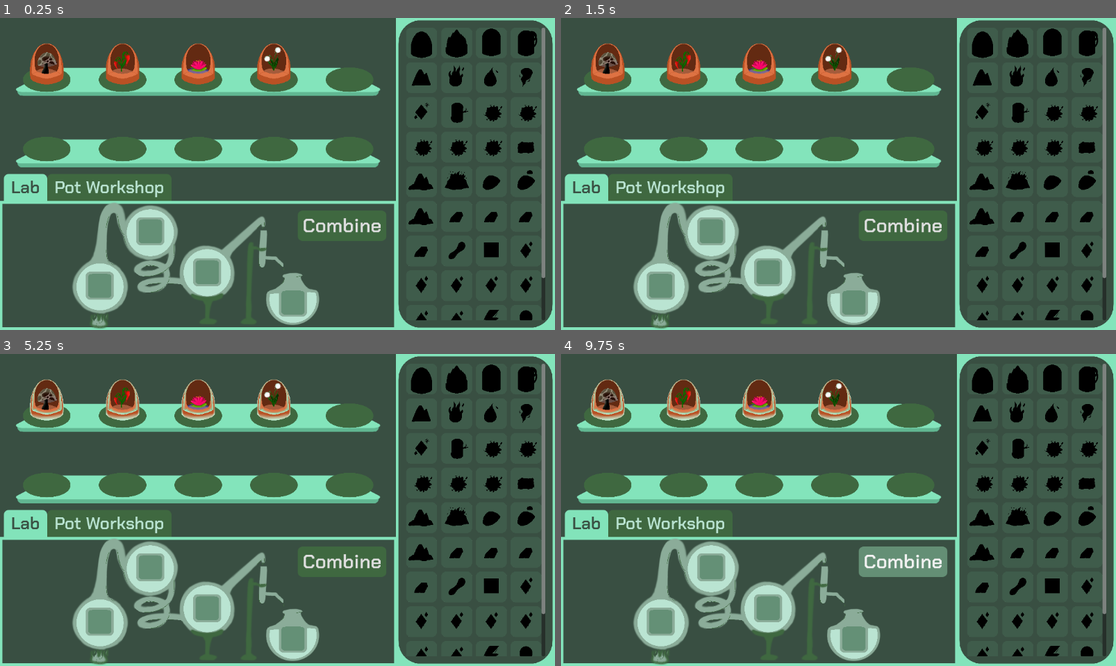
Above: before the commit, frames 1-4 (two rows, left to right).
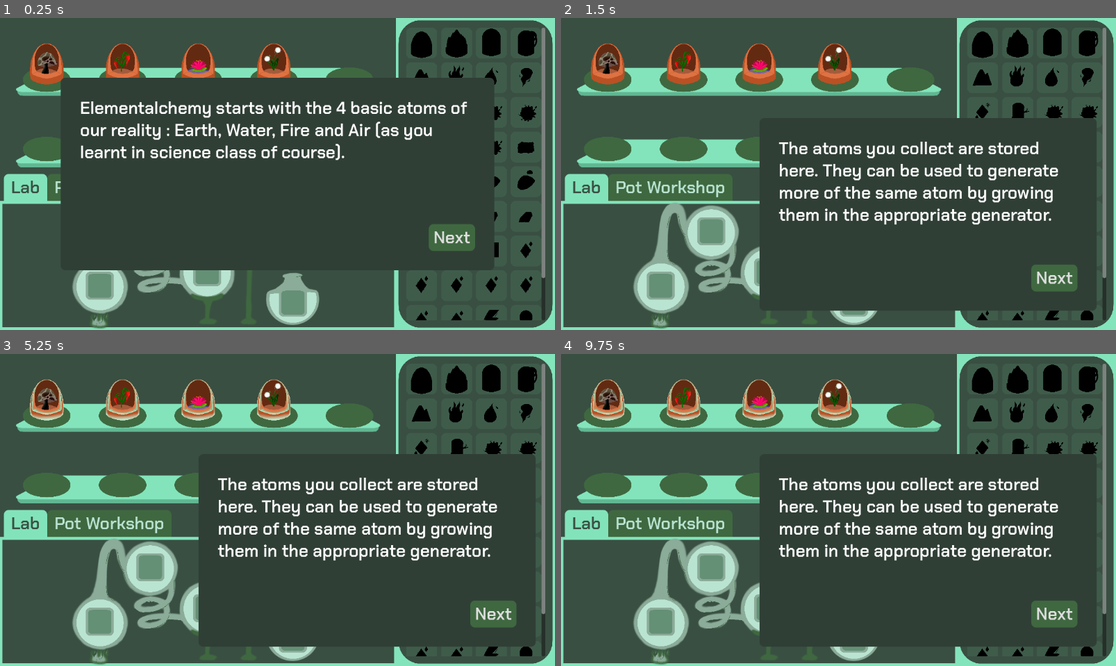
Above: after the commit, the same moments.

Repository: Girlies-stdio/elementalchemy
Game: Godot game, scene res://Scenes/main.tscn
The game is run twice, just before and just after one commit, with the same random seed, the same clock (stepped at 60 frames per second) and the same inputs.
Inputs (mouse positions are in pixels of both pictures, inside the frame that each line leads up to):
- Up to frame 1 (0.25 s): no input
- Up to frame 2 (1.5 s): click (1010, 236) at 0.5 s, where only the run after the commit has a clickable "Next"; click (971, 195) at 1.25 s, where only the run after the commit has a clickable "Next"
- Up to frame 3 (5.25 s): click (44, 397) at 2 s; click (122, 397) at 2.75 s; click (199, 397) at 3.5 s; click (271, 397) at 4.25 s; click (349, 397) at 5 s
- Up to frame 4 (9.75 s): click (605, 466) at 5.75 s; click (683, 466) at 6.5 s; click (760, 466) at 7.25 s; click (832, 466) at 8 s; click (910, 466) at 8.75 s; click "Combine" at 9.5 s

The runs differ from the first frame. In frame 1, 26% of the frame differs, in the area x 10-90%, y 19-81%; in frame 2, 20%; in frame 3, 20%; in frame 4, 20%.

Commit message:
add tutorial

Diff:
--- a/Scenes/main.tscn
+++ b/Scenes/main.tscn
@@ -13,6 +13,7 @@
 [ext_resource type="Texture2D" uid="uid://dwnq3i8spx4bf" path="res://Assets/Pots/tier2.png" id="10_jkdf5"]
 [ext_resource type="Texture2D" uid="uid://ed4sc5to8m8h" path="res://Assets/Pots/tier3.png" id="11_wsu2k"]
 [ext_resource type="Texture2D" uid="uid://cxa7h4dy8jl8w" path="res://Assets/Pots/tier4.png" id="12_k12tt"]
+[ext_resource type="Script" uid="uid://bwj16xdptxltw" path="res://Scenes/tutorial.gd" id="14_ee4r6"]
 [ext_resource type="AudioStream" uid="uid://d0mahrij0kw5m" path="res://Assets/Sons/plant.wav" id="14_h1bgf"]
 [ext_resource type="AudioStream" uid="uid://etsd3nuo41by" path="res://Assets/Sons/ambient.mp3" id="14_pdsj5"]
 [ext_resource type="AudioStream" uid="uid://dni3nh3vdi53d" path="res://Assets/Sons/grotte.wav" id="15_b3802"]
@@ -323,6 +324,233 @@
 layout_mode = 2
 size_flags_stretch_ratio = 0.4
 
+[node name="Tutorial" type="Control" parent="."]
+layout_mode = 1
+anchors_preset = 15
+anchor_right = 1.0
+anchor_bottom = 1.0
+grow_horizontal = 2
+grow_vertical = 2
+script = ExtResource("14_ee4r6")
+
+[node name="Tuto1" type="CenterContainer" parent="Tutorial"]
+layout_mode = 1
+anchors_preset = 15
+anchor_right = 1.0
+anchor_bottom = 1.0
+grow_horizontal = 2
+grow_vertical = 2
+
+[node name="Panel" type="Panel" parent="Tutorial/Tuto1"]
+custom_minimum_size = Vector2(900, 400)
+layout_mode = 2
+
+[node name="MarginContainer" type="MarginContainer" parent="Tutorial/Tuto1/Panel"]
+layout_mode = 1
+anchors_preset = 15
+anchor_right = 1.0
+anchor_bottom = 1.0
+grow_horizontal = 2
+grow_vertical = 2
+theme_override_constants/margin_left = 40
+theme_override_constants/margin_top = 40
+theme_override_constants/margin_right = 40
+theme_override_constants/margin_bottom = 40
+
+[node name="TutoText" type="RichTextLabel" parent="Tutorial/Tuto1/Panel/MarginContainer"]
+layout_mode = 2
+text = "Elementalchemy starts with the 4 basic atoms of our reality : Earth, Water, Fire and Air (as you learnt in science class of course). "
+
+[node name="Button" type="Button" parent="Tutorial/Tuto1/Panel/MarginContainer"]
+layout_mode = 2
+size_flags_horizontal = 8
+size_flags_vertical = 8
+text = "Next"
+
+[node name="Tuto2" type="Control" parent="Tutorial"]
+layout_mode = 1
+anchors_preset = 15
+anchor_right = 1.0
+anchor_bottom = 1.0
+grow_horizontal = 2
+grow_vertical = 2
+
+[node name="MarginContainer" type="MarginContainer" parent="Tutorial/Tuto2"]
+layout_mode = 1
+anchors_preset = 15
+anchor_right = 1.0
+anchor_bottom = 1.0
+grow_horizontal = 2
+grow_vertical = 2
+theme_override_constants/margin_left = 40
+theme_override_constants/margin_top = 40
+theme_override_constants/margin_right = 40
+theme_override_constants/margin_bottom = 40
+
+[node name="Panel" type="Panel" parent="Tutorial/Tuto2/MarginContainer"]
+custom_minimum_size = Vector2(900, 400)
+layout_mode = 2
+size_flags_horizontal = 0
+size_flags_vertical = 0
+
+[node name="MarginContainer" type="MarginContainer" parent="Tutorial/Tuto2/MarginContainer/Panel"]
+layout_mode = 1
+anchors_preset = 15
+anchor_right = 1.0
+anchor_bottom = 1.0
+grow_horizontal = 2
+grow_vertical = 2
+theme_override_constants/margin_left = 40
+theme_override_constants/margin_top = 40
+theme_override_constants/margin_right = 40
+theme_override_constants/margin_bottom = 40
+
+[node name="TutoText" type="RichTextLabel" parent="Tutorial/Tuto2/MarginContainer/Panel/MarginContainer"]
+layout_mode = 2
+text = "These growth jars on these shelves allow you to generate atoms. Click on a jar when it glows to collect the Atoms!
+You will soon be able to craft more Tier 1 flower pots. More advanced atoms will require better generators.
+"
+
+[node name="Button" type="Button" parent="Tutorial/Tuto2/MarginContainer/Panel/MarginContainer"]
+layout_mode = 2
+size_flags_horizontal = 8
+size_flags_vertical = 8
+text = "Next"
+
+[node name="Tuto3" type="Control" parent="Tutorial"]
+layout_mode = 1
+anchors_preset = 15
+anchor_right = 1.0
+anchor_bottom = 1.0
+grow_horizontal = 2
+grow_vertical = 2
+
+[node name="MarginContainer" type="MarginContainer" parent="Tutorial/Tuto3"]
+layout_mode = 1
+anchors_preset = 15
+anchor_right = 1.0
+anchor_bottom = 1.0
+grow_horizontal = 2
+grow_vertical = 2
+theme_override_constants/margin_left = 40
+theme_override_constants/margin_top = 40
+theme_override_constants/margin_right = 40
+theme_override_constants/margin_bottom = 40
+
+[node name="Panel" type="Panel" parent="Tutorial/Tuto3/MarginContainer"]
+custom_minimum_size = Vector2(700, 400)
+layout_mode = 2
+size_flags_horizontal = 8
+size_flags_vertical = 8
+
+[node name="MarginContainer" type="MarginContainer" parent="Tutorial/Tuto3/MarginContainer/Panel"]
+layout_mode = 1
+anchors_preset = 15
+anchor_right = 1.0
+anchor_bottom = 1.0
+grow_horizontal = 2
+grow_vertical = 2
+theme_override_constants/margin_left = 40
+theme_override_constants/margin_top = 40
+theme_override_constants/margin_right = 40
+theme_override_constants/margin_bottom = 40
+
+[node name="TutoText" type="RichTextLabel" parent="Tutorial/Tuto3/MarginContainer/Panel/MarginContainer"]
+layout_mode = 2
+text = "The atoms you collect are stored here. They can be used to generate more of the same atom by growing them in the appropriate generator."
+
+[node name="Button" type="Button" parent="Tutorial/Tuto3/MarginContainer/Panel/MarginContainer"]
+layout_mode = 2
+size_flags_horizontal = 8
+size_flags_vertical = 8
+text = "Next"
+
+[node name="Tuto4" type="Control" parent="Tutorial"]
+layout_mode = 1
+anchors_preset = 15
+anchor_right = 1.0
+anchor_bottom = 1.0
+grow_horizontal = 2
+grow_vertical = 2
+
+[node name="MarginContainer" type="MarginContainer" parent="Tutorial/Tuto4"]
+layout_mode = 1
+anchors_preset = 15
+anchor_right = 1.0
+anchor_bottom = 1.0
+grow_horizontal = 2
+grow_vertical = 2
+theme_override_constants/margin_left = 40
+theme_override_constants/margin_top = 40
+theme_override_constants/margin_right = 40
+theme_override_constants/margin_bottom = 40
+
+[node name="Panel" type="Panel" parent="Tutorial/Tuto4/MarginContainer"]
+custom_minimum_size = Vector2(900, 400)
+layout_mode = 2
+size_flags_horizontal = 0
+size_flags_vertical = 8
+
+[node name="MarginContainer" type="MarginContainer" parent="Tutorial/Tuto4/MarginContainer/Panel"]
+layout_mode = 1
+anchors_preset = 15
+anchor_right = 1.0
+anchor_bottom = 1.0
+grow_horizontal = 2
+grow_vertical = 2
+theme_override_constants/margin_left = 40
+theme_override_constants/margin_top = 40
+theme_override_constants/margin_right = 40
+theme_override_constants/margin_bottom = 40
+
+[node name="TutoText" type="RichTextLabel" parent="Tutorial/Tuto4/MarginContainer/Panel/MarginContainer"]
+layout_mode = 2
+text = "The Synthesizer is the heart of the lab! It can synthesize a new atom by combining 3 atoms.
+Find out which combinations work !
+In the Pot Crafting tab, you can also craft new pots with the required atoms.
+"
+
+[node name="Button" type="Button" parent="Tutorial/Tuto4/MarginContainer/Panel/MarginContainer"]
+layout_mode = 2
+size_flags_horizontal = 8
+size_flags_vertical = 8
+text = "Next"
+
+[node name="Tuto5" type="CenterContainer" parent="Tutorial"]
+layout_mode = 1
+anchors_preset = 15
+anchor_right = 1.0
+anchor_bottom = 1.0
+grow_horizontal = 2
+grow_vertical = 2
+
+[node name="Panel" type="Panel" parent="Tutorial/Tuto5"]
+custom_minimum_size = Vector2(900, 400)
+layout_mode = 2
+
+[node name="MarginContainer" type="MarginContainer" parent="Tutorial/Tuto5/Panel"]
+layout_mode = 1
+anchors_preset = 15
+anchor_right = 1.0
+anchor_bottom = 1.0
+grow_horizontal = 2
+grow_vertical = 2
+theme_override_constants/margin_left = 40
+theme_override_constants/margin_top = 40
+theme_override_constants/margin_right = 40
+theme_override_constants/margin_bottom = 40
+
+[node name="TutoText" type="RichTextLabel" parent="Tutorial/Tuto5/Panel/MarginContainer"]
+layout_mode = 2
+text = "You’re set! Try to produce all the resources you need to survive on your own on this empty Moon. Maybe you should try to get some Wood using Earth, Water and Air (“Getting Wood” was the first achievement in the NASA survival simulator…)
+"
+
+[node name="Button" type="Button" parent="Tutorial/Tuto5/Panel/MarginContainer"]
+layout_mode = 2
+size_flags_horizontal = 8
+size_flags_vertical = 8
+text = "Next"
+
 [node name="ambiant" type="AudioStreamPlayer" parent="."]
 stream = ExtResource("14_pdsj5")
 volume_db = -35.0
--- /dev/null
+++ b/Scenes/tutorial.gd
@@ -0,0 +1,48 @@
+extends Control
+
+@onready var intro_panel = $Tuto1
+@onready var garden_panel = $Tuto2
+@onready var inventory_panel = $Tuto3
+@onready var lab_panel = $Tuto4
+@onready var end_panel = $Tuto5
+
+@onready var intro_panel_button = $Tuto1/Panel/MarginContainer/Button
+@onready var garden_panel_button = $Tuto2/MarginContainer/Panel/MarginContainer/Button
+@onready var inventory_panel_button = $Tuto3/MarginContainer/Panel/MarginContainer/Button
+@onready var lab_panel_button = $Tuto4/MarginContainer/Panel/MarginContainer/Button
+@onready var end_panel_button = $Tuto5/Panel/MarginContainer/Button
+
+var current_panel = 0
+
+func _ready() -> void:
+	intro_panel.show()
+	garden_panel.hide()
+	inventory_panel.hide()
+	lab_panel.hide()
+	end_panel.hide()
+
+	intro_panel_button.pressed.connect(_intro_next)
+	garden_panel_button.pressed.connect(_garden_next)
+	inventory_panel_button.pressed.connect(_inventory_next)
+	lab_panel_button.pressed.connect(_lab_next)
+	end_panel_button.pressed.connect(_end_next)
+
+func _intro_next():
+	intro_panel.hide()
+	garden_panel.show()
+
+func _garden_next():
+	garden_panel.hide()
+	inventory_panel.show()
+
+func _inventory_next():
+	inventory_panel.hide()
+	lab_panel.show()
+
+func _lab_next():
+	lab_panel.hide()
+	end_panel.show()
+
+func _end_next():
+	end_panel.hide()
+	self.hide()
--- a/global_theme.tres
+++ b/global_theme.tres
@@ -36,6 +36,20 @@
 corner_radius_top_right = 10
 corner_radius_bottom_right = 10
 corner_radius_bottom_left = 10
+
+[sub_resource type="StyleBoxFlat" id="StyleBoxFlat_3m3sy"]
+content_margin_left = 20.0
+content_margin_top = 20.0
+content_margin_right = 20.0
+content_margin_bottom = 20.0
+bg_color = Color(0.188235, 0.247059, 0.211765, 1)
+corner_radius_top_left = 10
+corner_radius_top_right = 10
+corner_radius_bottom_right = 10
+corner_radius_bottom_left = 10
+
+[sub_resource type="StyleBoxFlat" id="StyleBoxFlat_0lf1r"]
+bg_color = Color(0.188235, 0.247059, 0.211765, 0.694118)
 
 [sub_resource type="StyleBoxEmpty" id="StyleBoxEmpty_ofusn"]
 
@@ -78,6 +92,8 @@
 Button/styles/hover = SubResource("StyleBoxFlat_ofusn")
 Button/styles/normal = SubResource("StyleBoxFlat_tccg3")
 HBoxContainer/constants/separation = 0
+Panel/styles/panel = SubResource("StyleBoxFlat_3m3sy")
+PanelContainer/styles/panel = SubResource("StyleBoxFlat_0lf1r")
 TabContainer/colors/font_selected_color = Color(0.223529, 0.309804, 0.258824, 1)
 TabContainer/colors/font_unselected_color = Color(0.72549, 0.890196, 0.819608, 1)
 TabContainer/styles/tab_focus = SubResource("StyleBoxEmpty_ofusn")
Not shown: 1 places in Scenes/main.tscn that only renumber resources
Not shown, added: Scenes/tutorial.gd.uid
Not shown: 1 places in global_theme.tres that only renumber resources
